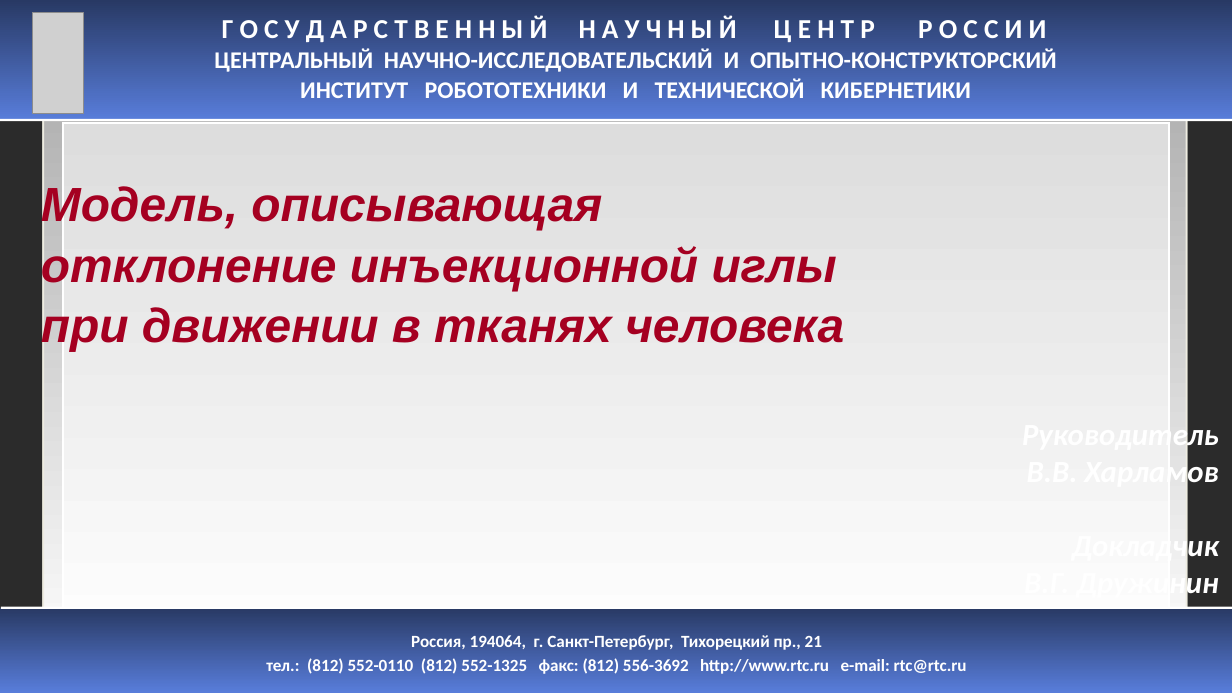
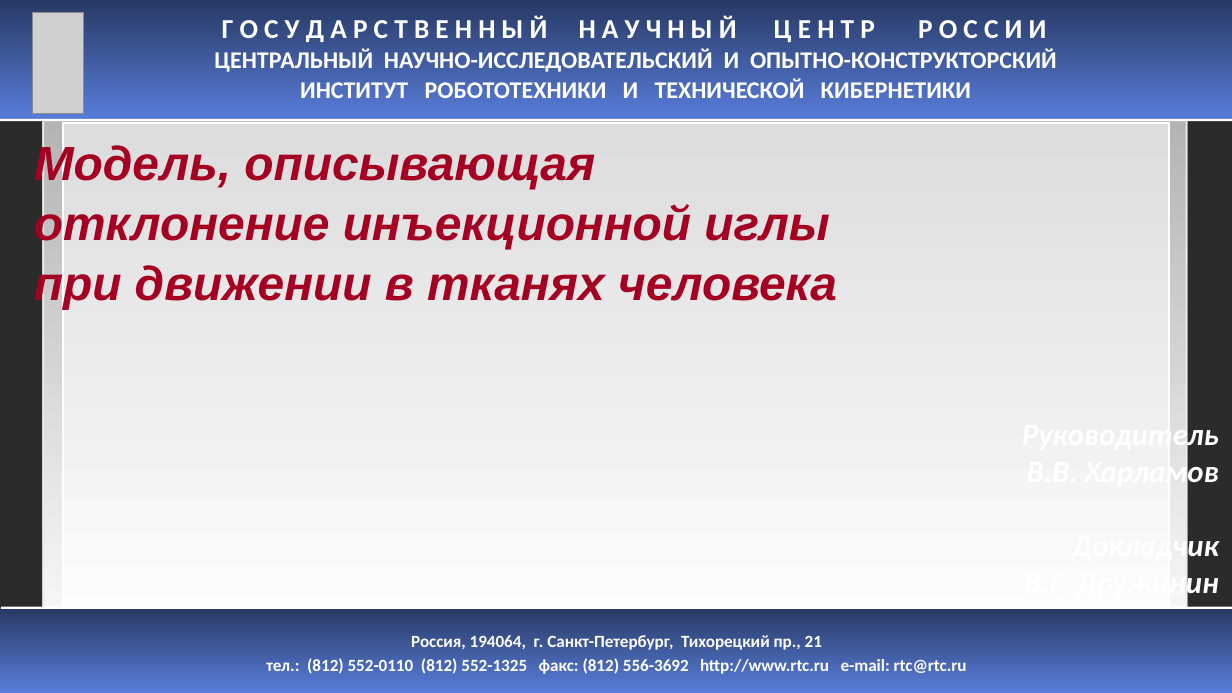
Before and after one commit to IgVaCompany/MyWorks, a slide deck: slide 1 of Dissertacia/MyWork/DocWork/Дружинин_НТС_Май_ЦНИИ_РТК.pptx. Drawn at 1232x693 pixels with LibreOffice and Linux fonts; fonts in the diff are those of the drawing; grey boxes stand for pictures; background and template pictures are left out; a plain dark background stands for a picture behind light text. Boxes give left, top, right and bottom in pixels: in the first picture for what was removed or moved away, otherwise in the second. Text is boxed around its words. In the diff, an @@ line names an element or a change of style, - is before the commit and + after.

```diff
--- a/Dissertacia/MyWork/DocWork/Дружинин_НТС_Май_ЦНИИ_РТК.pptx
+++ b/Dissertacia/MyWork/DocWork/Дружинин_НТС_Май_ЦНИИ_РТК.pptx
@@ text "Модель, описывающая отклонение инъекционной иглы ...": place and size @@
-text "Модель, описывающая отклонение инъекционной иглы ..." at <box>41,183,844,351</box>
+text "Модель, описывающая отклонение инъекционной иглы ..." at <box>34,142,837,310</box>
```
Also in this commit, not shown: 2 other slides changed, 1 slide added, 2 slides removed.
